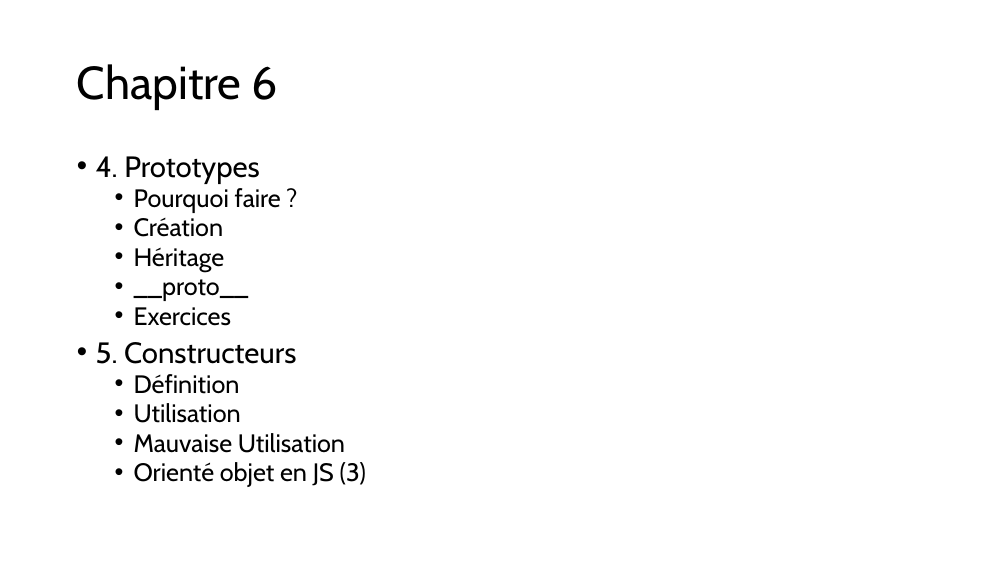
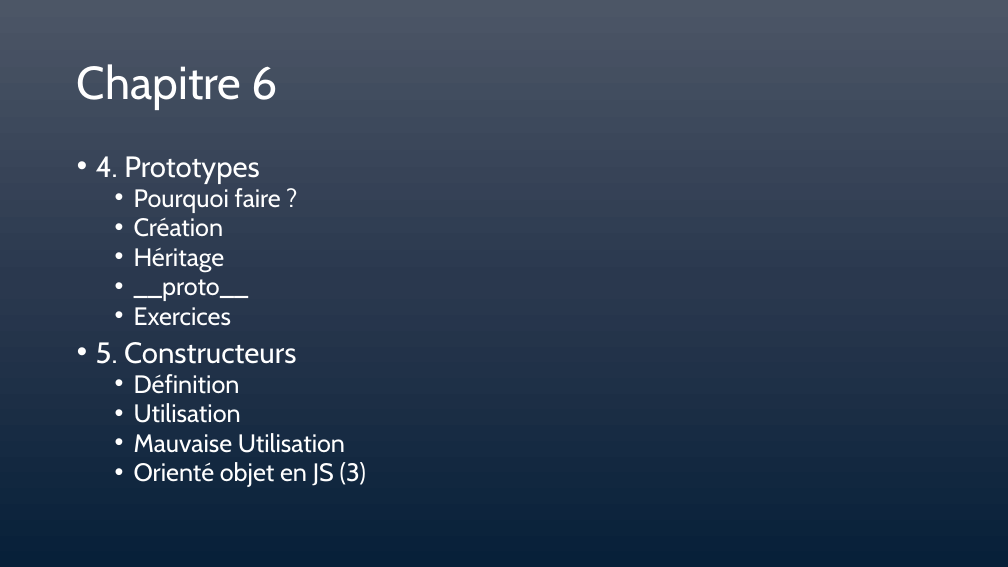
Before and after one commit to LJKhnor/chapitre-6, a slide deck: slide 5 of Chapitre 6.pptx. Drawn at 1008x567 pixels with LibreOffice and Linux fonts; fonts in the diff are those of the drawing. Boxes give left, top, right and bottom in pixels: in the first picture for what was removed or moved away, otherwise in the second. Text is boxed around its words. In the diff, an @@ line names an element or a change of style, - is before the commit and + after.

```diff
--- a/Chapitre 6.pptx
+++ b/Chapitre 6.pptx
@@ background #FFFFFF to gradient #4D5667 to #2B394F to #072139 @@
@@ title "Chapitre 6" at [77,64,278,110]: text colour #000000 to #FFFFFF @@
@@ text "4. Prototypes" at [96,156,366,487]: text colour #000000 to #FFFFFF @@
```
Also in this commit, not shown: 35 other slides changed, 5 slides added, 5 slides removed.
